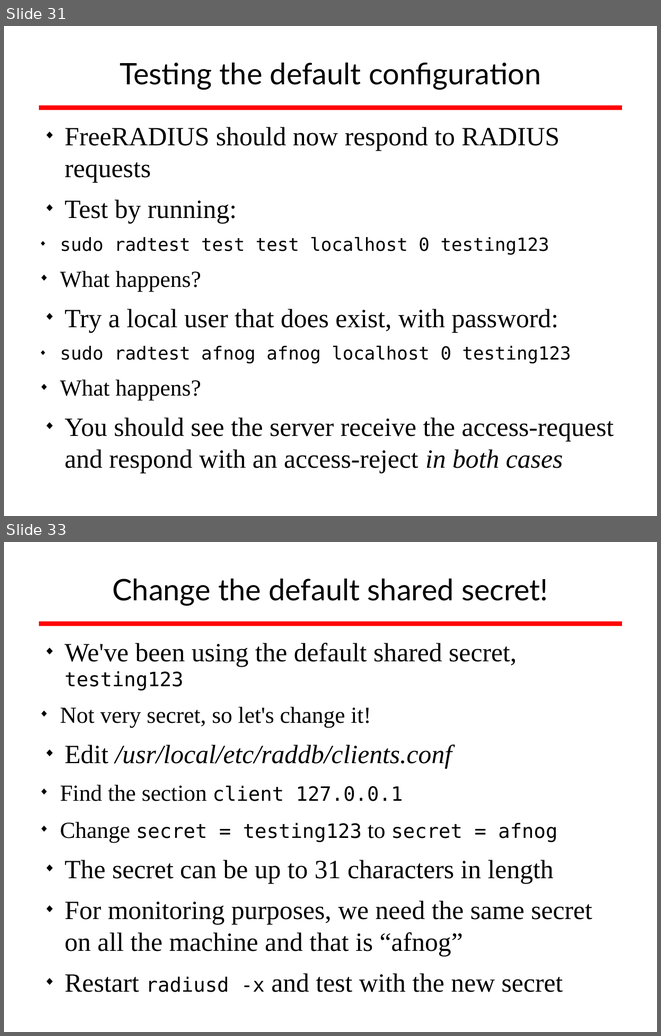
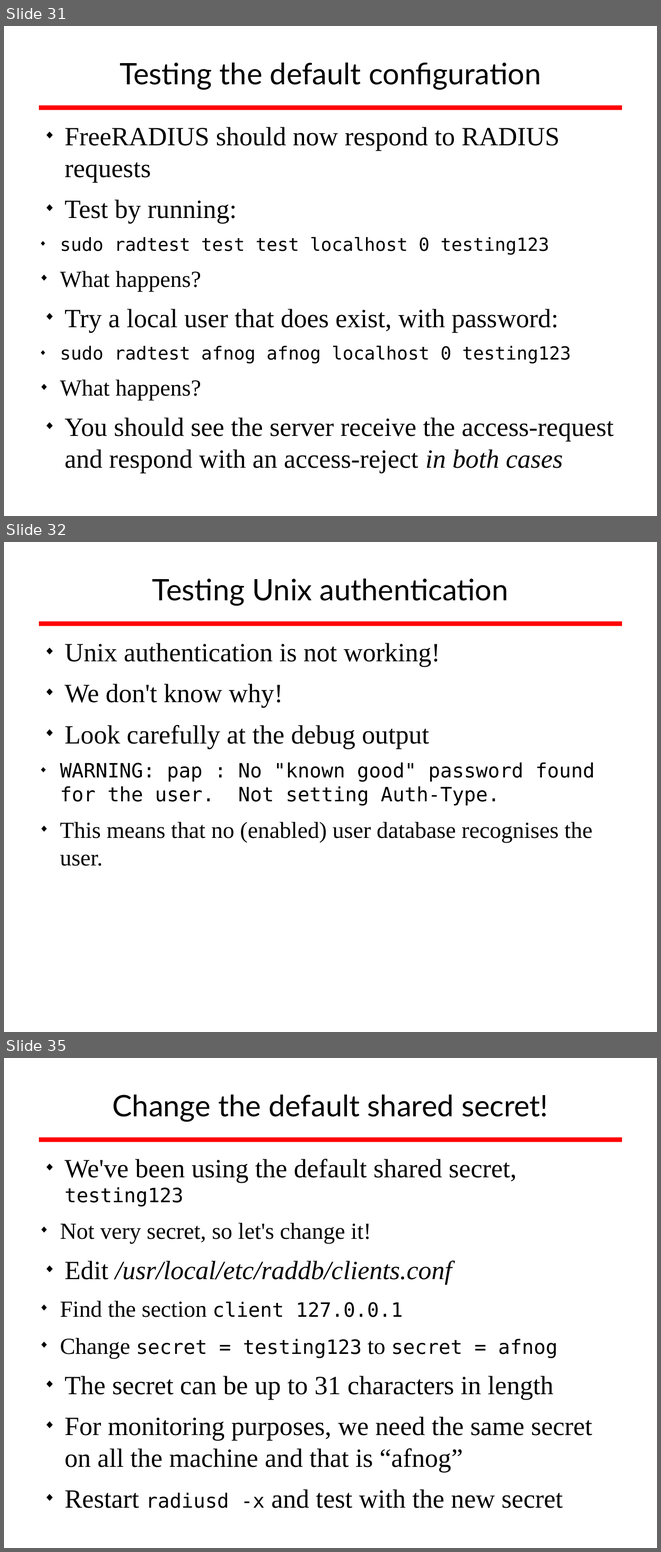
Before and after one commit to afnog/sse, a slide deck: radius/radius_presentation.odp. Shown one above the other, each under a label of ours: slides 31 and 33 before the commit, slides 31, 32 and 35 after it; the slides between them are not shown. The pictures are 661x1036 and 661x1552 pixels, drawn with LibreOffice and Linux fonts; fonts in the diff are those of the drawing; background and template pictures are left out. Boxes give left, top, right and bottom in pixels: in the first picture for what was removed or moved away, otherwise in the second. Text is boxed around its words. In the diff, an @@ line names an element or a change of style, - is before the commit and + after.

```diff
--- a/radius/radius_presentation.odp
+++ b/radius/radius_presentation.odp
@@ slide 32 added at (4,542,657,1032), background #FFFFFF; not listed: 1 template element that a slide beside it also shows @@
@@ title added at (152,579,509,606), 36 pt, text #000000 @@
+Testing Unix authentication
@@ text added at (60,643,595,866), 32 pt, text #000000 @@
+◆ Unix authentication is not working!
+◆ We don't know why!
+◆ Look carefully at the debug output
+  ◆ WARNING: pap : No "known good" password found for the user. Not setting Auth-Type.
+  ◆ This means that no (enabled) user database recognises the user.
@@ what was slide 33 is now slide 35 @@
```
Also in this commit, not shown: 2 slides changed, 1 other slide added.
